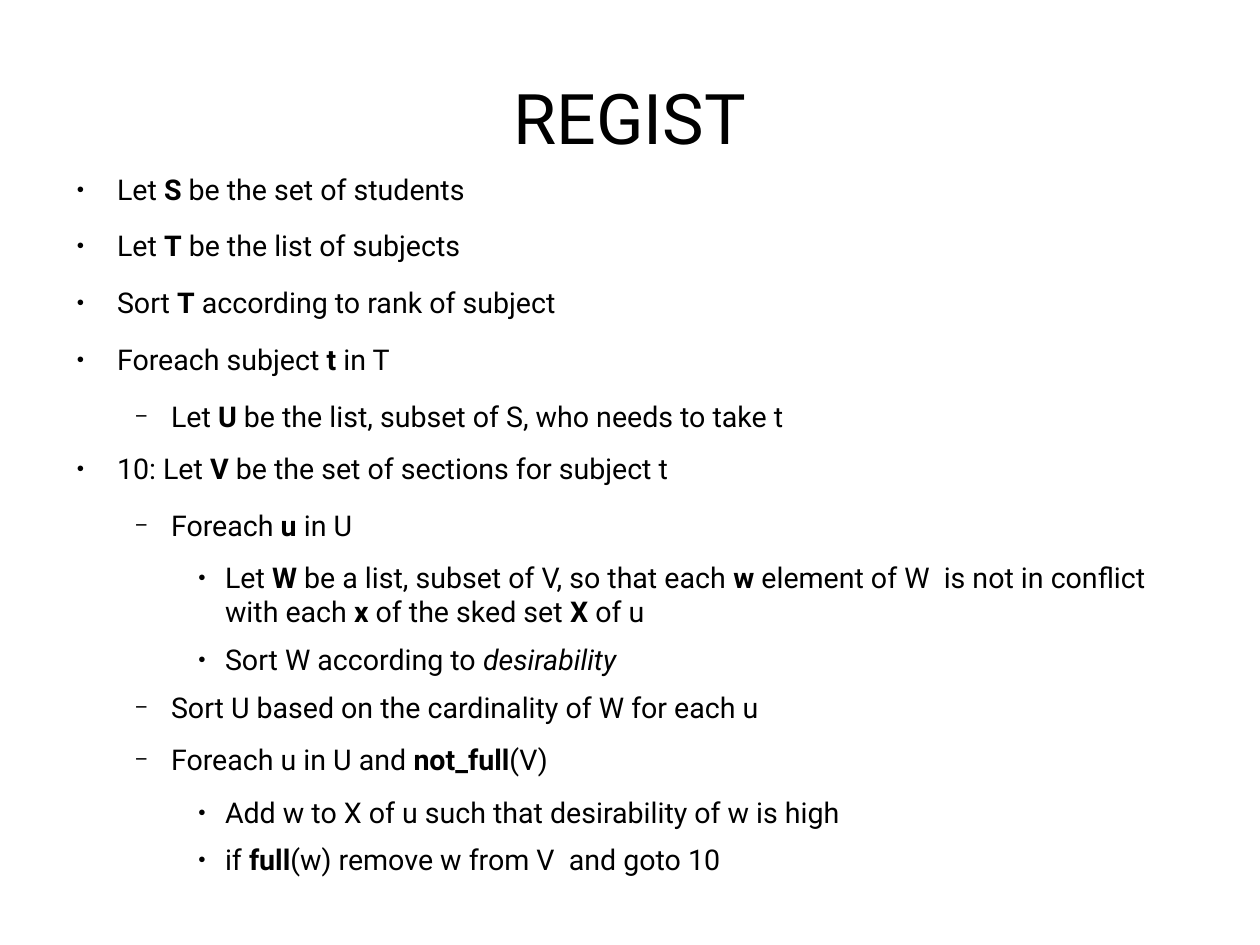
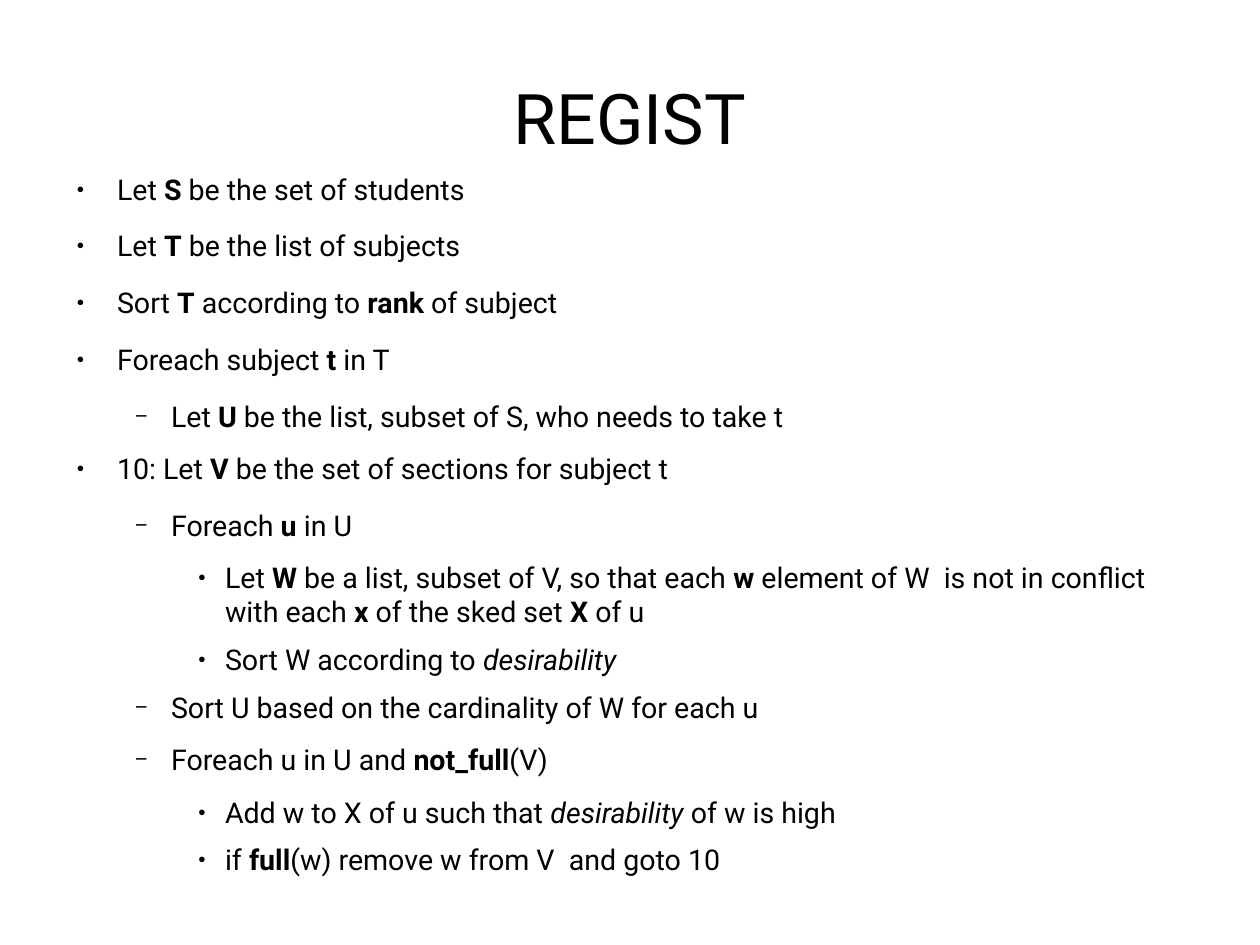
Before and after one commit to jachermocilla/jach-homepage, a slide deck: slide 19 of seminar-2008.odp. Drawn at 1260x945 pixels with LibreOffice and Linux fonts; fonts in the diff are those of the drawing. Boxes give left, top, right and bottom in pixels: in the first picture for what was removed or moved away, otherwise in the second. Text is boxed around its words. In the diff, an @@ line names an element or a change of style, - is before the commit and + after.

```diff
--- a/seminar-2008.odp
+++ b/seminar-2008.odp
@@ text at (117, 291, 835, 829): bold on in "rank"; italic on in "desirability" @@
```
Also in this commit, not shown: 8 other slides changed, 1 slide added.
